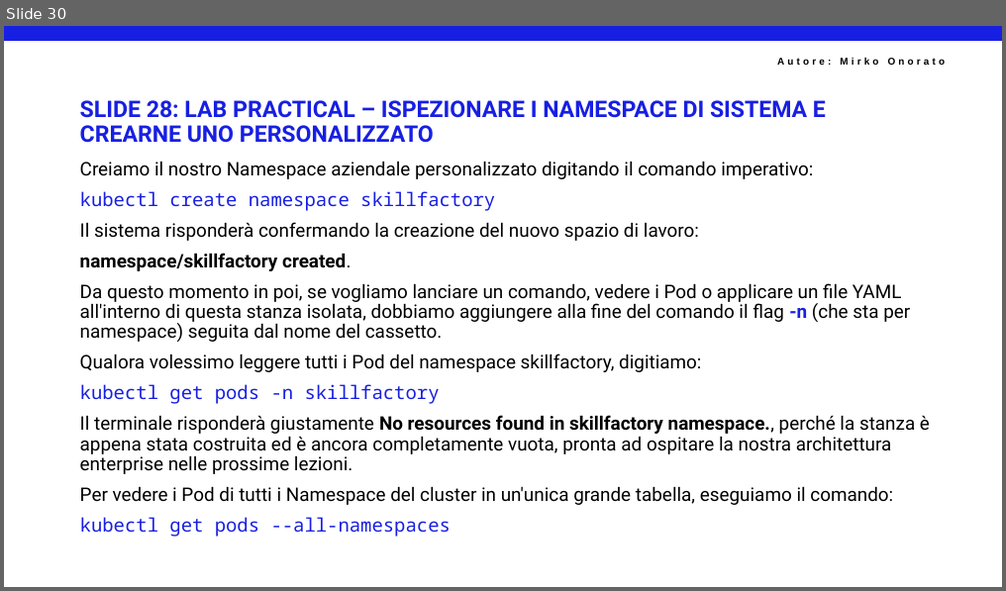
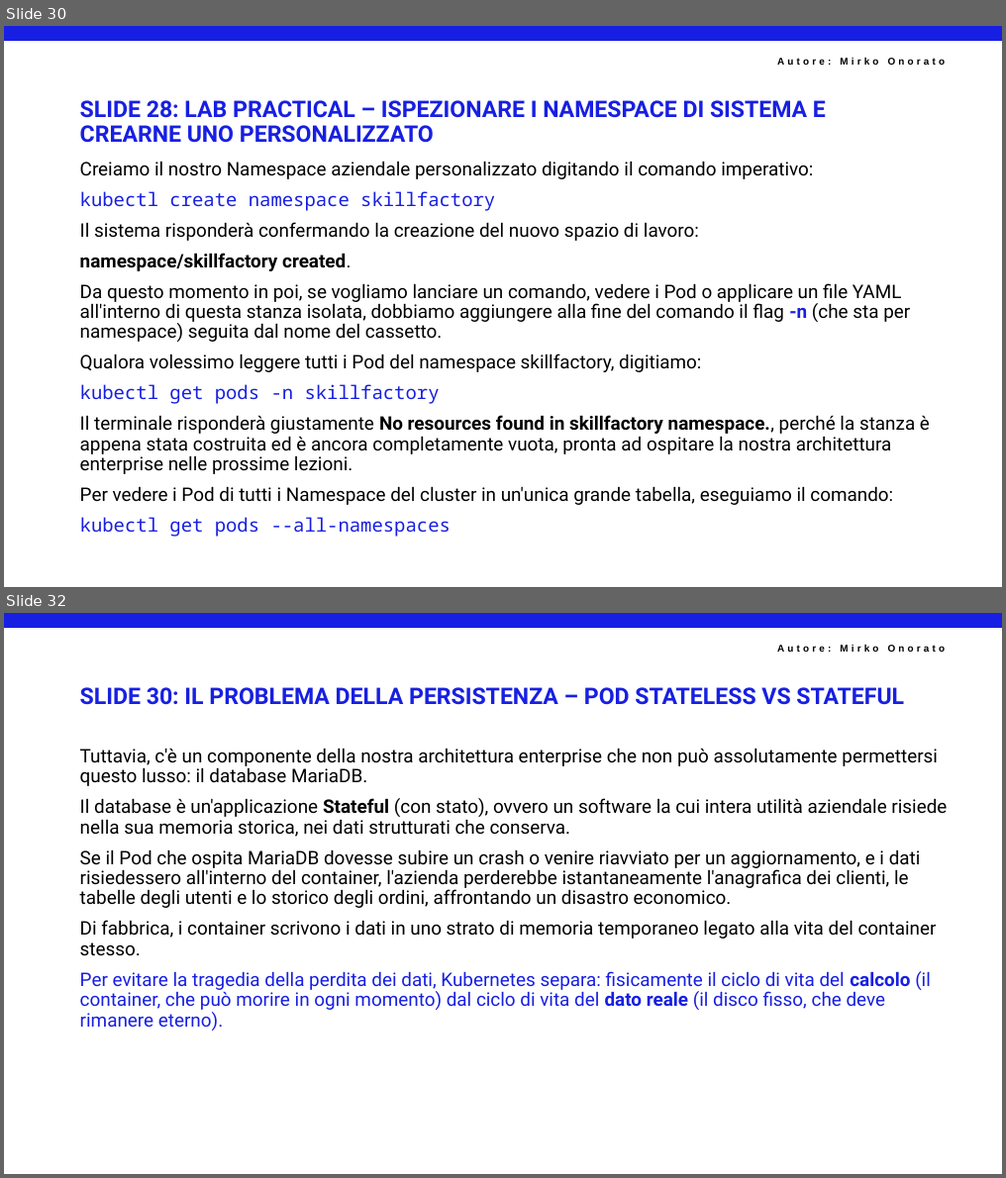
Before and after one commit to mirkoSkF/Docker-Slides, a slide deck: 5 - IL NETWORKING DI KUBERNETES E I SERVICE (L'ANIMA DELLA RETE).pptx. Shown one above the other, each under a label of ours: slide 30 before the commit, slides 30 and 32 after it; the slides between them are not shown. The pictures are 1006x591 and 1006x1178 pixels, drawn with LibreOffice and Linux fonts; fonts in the diff are those of the drawing; background and template pictures are left out. Boxes give left, top, right and bottom in pixels: in the first picture for what was removed or moved away, otherwise in the second. Text is boxed around its words. In the diff, an @@ line names an element or a change of style, - is before the commit and + after.

```diff
--- a/5 - IL NETWORKING DI KUBERNETES E I SERVICE (L'ANIMA DELLA RETE).pptx
+++ b/5 - IL NETWORKING DI KUBERNETES E I SERVICE (L'ANIMA DELLA RETE).pptx
@@ slide 32 added at [4,613,1002,1174], background #FFFFFF; not listed: 2 template elements that a slide beside it also shows @@
@@ title added at [80,687,904,705], 22 pt, text #171FE2, bold @@
+SLIDE 30: IL PROBLEMA DELLA PERSISTENZA – POD STATELESS VS STATEFUL
@@ text added at [80,748,946,1031], 18 pt, text #000000 @@
+Tuttavia, c'è un componente della nostra architettura enterprise che non può assolutamente permettersi questo lusso: il database MariaDB.
+Il database è un'applicazione Stateful (con stato), ovvero un software la cui intera utilità aziendale risiede nella sua memoria storica, nei dati strutturati che conserva.
+Se il Pod che ospita MariaDB dovesse subire un crash o venire riavviato per un aggiornamento, e i dati risiedessero all'interno del container, l'azienda perderebbe istantaneamente l'anagrafica dei clienti, le tabelle degli utenti e lo storico degli ordini, affrontando un disastro economico.
+Di fabbrica, i container scrivono i dati in uno strato di memoria temporaneo legato alla vita del container stesso.
+Per evitare la tragedia della perdita dei dati, Kubernetes separa: fisicamente il ciclo di vita del calcolo (il container, che può morire in ogni momento) dal ciclo di vita del dato reale (il disco fisso, che deve rimanere eterno).
```
Also in this commit, not shown: 3 slides changed, 15 other slides added.
